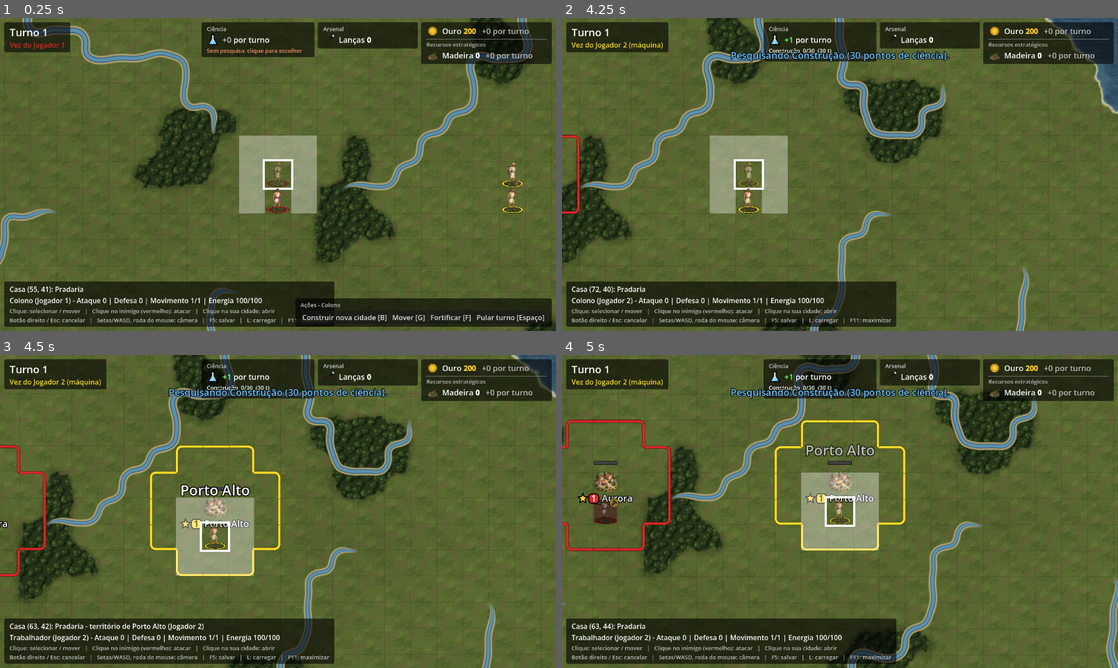
Above: before the commit, frames 1-4 (two rows, left to right).
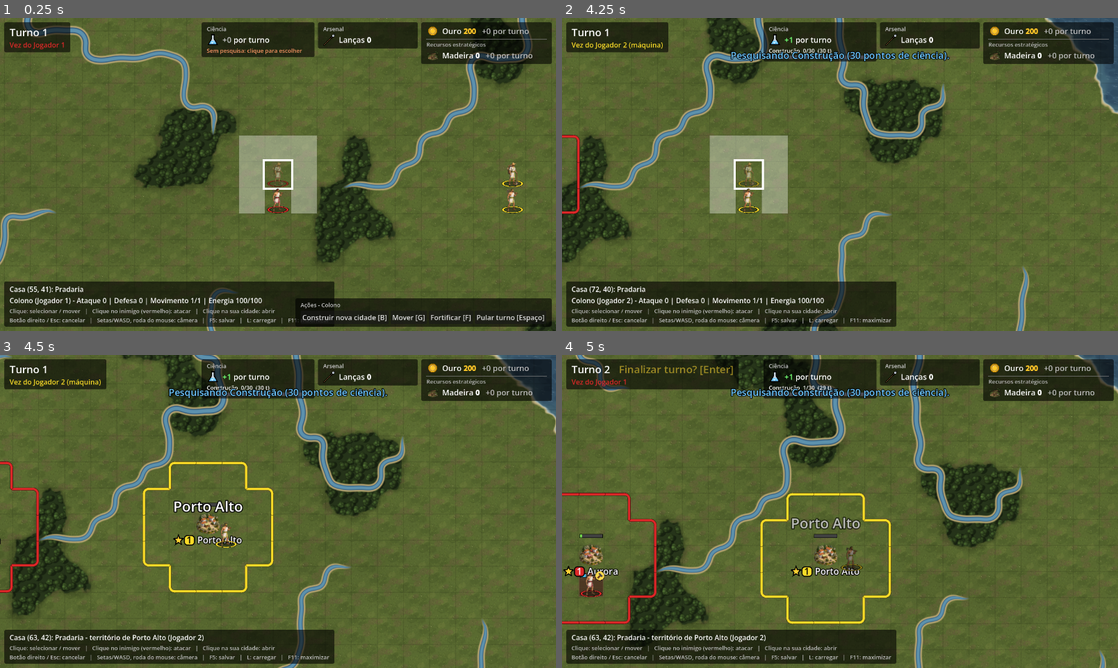
Above: after the commit, the same moments.

Repository: tscpereira/Geopolitik
Game: Godot game, scene res://scenes/main.tscn
Same seed, same stepped clock (60 frames per second), same inputs: the game is played once before the commit and once after it.
Inputs (mouse positions are in pixels of both pictures, inside the frame that each line leads up to):
- Up to frame 1 (0.25 s): no input
- Up to frame 2 (4.25 s): click "Construir nova cidade [B]" at 0.5 s; click "Fundar cidade [Enter]" at 1.25 s; click "Fechar [Esc]" at 2 s; click "Construir fazenda [C]" at 2.75 s; tap Enter at 3.5, 3.6 s; move the mouse to (962, 158) at 3.52 s; hold Right (ui_right) from 3.53 s (still down); click (962, 158) at 3.67 s; tap Space at 3.77 s
- Up to frame 3 (4.5 s): release Right (ui_right) at 4.25 s; drag from (166, 527) to (250, 574) at 4.27 s
- Up to frame 4 (5 s): no input

Frames 1-2 are identical in both runs. In frame 3, 20% of the frame differs, in the area x 0-100%, y 0-100%; in frame 4, 30%.

Commit message:
IA: reserva cidadãos para as obras, madeira antes das fazendas quando falta, estoque de madeira conta; corrige Trabalhador que ia e voltava sem construir a madeireira
Co-Authored-By: Claude Opus 5.5 <noreply@anthropic.com>

Diff:
--- a/scripts/ai/ai_economy.gd
+++ b/scripts/ai/ai_economy.gd
@@ -22,18 +22,25 @@
 ##                 cidades grandes), guardando a madeira para eles;
 ##        armas    Lanças até spears_per_city por cidade;
 ##        exército Guerreiros até army_to_attack fora das cidades;
-##   3. cidadãos, do zero: fazendas e depois casas sem melhoria até o
-##      alimento bastar (no máximo 2/3 da cidade no campo), festividades até
-##      sair da desordem civil, os
-##      impostos reservados (tax_workers), 1 em
-##      cada madeireira (se falta madeira), as obras em ordem de prioridade
-##      (_job_priority: comida > defesa > madeira > expansão > prédios > armas
-##      > exército; todos na mais importante, o resto na seguinte),
-##      madeireiras cheias, a Marcenaria parada (impostos) e, por fim, as
-##      fazendas e casas sem melhoria que sobrarem.
+##   3. cidadãos, do zero (_distribute_workers): fazendas e casas sem
+##      melhoria até a cidade não passar fome, festividades até sair da
+##      desordem civil, 1 em cada madeireira (se falta madeira), a RESERVA das
+##      obras (1/4 da cidade, pelo menos 1), mais comida até food_surplus (no
+##      máximo 2/3 da cidade no campo), os impostos reservados (tax_workers),
+##      o resto das obras em ordem de prioridade (_job_priority: comida >
+##      defesa > madeira > expansão > prédios > armas > exército; todos na
+##      mais importante, o resto na seguinte), madeireiras cheias, a
+##      Marcenaria parada (impostos) e as fazendas e casas que sobrarem.
 ## Os Trabalhadores (move_civilians) andam até a tarefa e a fazem: fazenda ou
 ## madeireira da cidade no território (Game.build_improvement), madeireira
-## remota fora dele, reconstrução e migração para a cidade vazia.
+## remota fora dele, reconstrução e migração para a cidade vazia. Se falta
+## madeira (_wood_short: pouca entrando E estoque abaixo de WOOD_RESERVE) e há
+## menos madeireiras que cidades, a madeireira vem antes das fazendas.
+
+## Com pelo menos isto de madeira guardada, a madeira não falta (mesmo com pouca
+## entrando por turno): a máquina não faz mais Trabalhadores e madeireiras só por
+## ela (cada Trabalhador custa 1 de população).
+const WOOD_RESERVE := 40
 
 var _game: Game
 var _player: Player
@@ -114,42 +121,15 @@
 		city.order_build(build)
 
 
-## Redistribui todos os cidadãos (ver o topo do arquivo).
+## Redistribui todos os cidadãos (ver o topo do arquivo). A cidade primeiro
+## não passa fome, sai da desordem e põe gente na madeira (se falta); depois
+## reserva 1/4 dos cidadãos para as obras ANTES de buscar mais comida (sem essa
+## reserva, a cidade inteira ia para as fazendas e as obras ficavam paradas).
 func _distribute_workers(city: City) -> void:
 	city.clear_workers()
-	# Fazendas: as que rendem mais primeiro, até o alimento bastar. Cada
-	# fazendeiro come quase tudo o que planta, então, sem fome, no máximo 2/3
-	# da cidade vai para o campo (o resto produz)
 	var farm_cells: Array = city.farms.keys()
 	farm_cells.sort_custom(func(a: Vector2i, b: Vector2i) -> bool: return city.farm_food(a) > city.farm_food(b))
-	for farm_cell: Vector2i in farm_cells:
-		var fed := city.food_per_turn() >= _p.food_surplus
-		var enough_farmers := city.food_per_turn() > 0 and city.farm_workers() * 3 >= city.population * 2
-		if city.free_citizens() <= 0 or fed or enough_farmers:
-			break
-		city.set_farm_worked(farm_cell, true)
-	# Casas sem melhoria (+1 de alimento) se ainda falta comida, até 2/3 da cidade no campo
-	for tile_cell: Vector2i in _workable_tiles(city):
-		if city.free_citizens() <= 0 or city.food_per_turn() >= _p.food_surplus \
-				or (city.farm_workers() + city.worked_tiles.size()) * 3 >= city.population * 2:
-			break
-		city.set_tile_worked(tile_cell, true)
-	# Bem-estar: festividades até sair da desordem civil (senão nada avança)
-	while city.is_in_disorder() and city.free_citizens() > 0:
-		city.set_festival_workers(city.festival_workers + 1)
-	# Impostos: a personalidade pode reservar cidadãos na Marcenaria parada (só
-	# em cidade de 4+; numa cidade pequena eles fariam falta para crescer)
-	if _p.tax_workers > 0 and city.population >= 4 and city.has_building(City.Build.CARPENTRY) \
-			and city.active_unit(City.Build.CARPENTRY) == null:
-		city.set_building_workers(City.Build.CARPENTRY, mini(_p.tax_workers, city.free_citizens()))
-	# Madeireiras: 1 em cada, se falta madeira
-	var wood_short := _player.wood_per_turn() < _p.wood_per_turn_goal
-	if wood_short:
-		for mill_cell: Vector2i in city.lumber_mills:
-			city.set_mill_workers(mill_cell, 1)
-	# Obras e prédios com fila: foco na mais importante (todos nela, sem passar
-	# do que falta), o resto vai para a seguinte; com poucos cidadãos,
-	# espalhar deixaria tudo parado
+	# Obras e prédios com fila, a mais importante primeiro
 	var jobs: Array[City.Construction] = []
 	for construction in city.constructions:
 		var is_front := not construction.is_produced() or city.active_unit(construction.producer()) == construction
@@ -157,11 +137,27 @@
 			jobs.append(construction)
 	jobs.sort_custom(func(a: City.Construction, b: City.Construction) -> bool:
 		return _job_priority(city, a) < _job_priority(city, b))
-	for job in jobs:
-		if city.free_citizens() <= 0:
-			break
-		var needed := job.cost() - job.progress
-		city.set_construction_workers(job, city.workers_on(job) + mini(needed, city.free_citizens()))
+	# 1. Comida mínima: a cidade não passa fome
+	_feed(city, farm_cells, 0, false)
+	# 2. Bem-estar: festividades até sair da desordem civil (senão nada avança)
+	while city.is_in_disorder() and city.free_citizens() > 0:
+		city.set_festival_workers(city.festival_workers + 1)
+	# 3. Madeira: 1 em cada madeireira, se falta
+	if _wood_short():
+		for mill_cell: Vector2i in city.lumber_mills:
+			city.set_mill_workers(mill_cell, 1)
+	# 4. Reserva para as obras: 1/4 da cidade (pelo menos 1)
+	if not jobs.is_empty():
+		_staff_jobs(city, jobs, maxi(1, city.population / 4))
+	# 5. Comida até a meta da personalidade, com no máximo 2/3 da cidade no campo
+	_feed(city, farm_cells, _p.food_surplus, true)
+	# 6. Impostos: a personalidade pode reservar cidadãos na Marcenaria parada (só
+	# em cidade de 4+; numa cidade pequena eles fariam falta para crescer)
+	if _p.tax_workers > 0 and city.population >= 4 and city.has_building(City.Build.CARPENTRY) \
+			and city.active_unit(City.Build.CARPENTRY) == null:
+		city.set_building_workers(City.Build.CARPENTRY, mini(_p.tax_workers, city.free_citizens()))
+	# 7. O resto das obras
+	_staff_jobs(city, jobs, city.free_citizens())
 	# O que sobrar: madeireiras cheias, depois a Marcenaria parada (impostos)
 	for mill_cell: Vector2i in city.lumber_mills:
 		city.set_mill_workers(mill_cell, LumberMill.MAX_WORKERS)
@@ -179,6 +175,43 @@
 		city.set_tile_worked(tile_cell, true)
 
 
+## Põe cidadãos livres nas fazendas (as que rendem mais primeiro) e depois nas
+## casas sem melhoria até o saldo de alimento chegar a [param target]. Com
+## [param capped], para quando 2/3 da cidade já está no campo (se não há fome).
+func _feed(city: City, farm_cells: Array, target: int, capped: bool) -> void:
+	var tiles := _workable_tiles(city)
+	while city.free_citizens() > 0 and city.food_per_turn() < target:
+		if capped and city.food_per_turn() >= 0 \
+				and (city.farm_workers() + city.worked_tiles.size()) * 3 >= city.population * 2:
+			return
+		var farm_cell: Vector2i = Unit.NO_TARGET
+		for candidate: Vector2i in farm_cells:
+			if city.farms[candidate] == 0:
+				farm_cell = candidate
+				break
+		if farm_cell != Unit.NO_TARGET:
+			city.set_farm_worked(farm_cell, true)
+		elif not tiles.is_empty():
+			city.set_tile_worked(tiles.pop_front(), true)
+		else:
+			return
+
+
+## Até [param count] cidadãos livres nas obras, em ordem de prioridade: todos na
+## mais importante (sem passar do que falta), o resto na seguinte; com poucos
+## cidadãos, espalhar deixaria tudo parado.
+func _staff_jobs(city: City, jobs: Array[City.Construction], count: int) -> void:
+	for job in jobs:
+		var free := mini(count, city.free_citizens())
+		if free <= 0:
+			return
+		var needed := job.cost() - job.progress - city.workers_on(job)
+		var added := mini(maxi(needed, 0), free)
+		if added > 0:
+			city.set_construction_workers(job, city.workers_on(job) + added)
+			count -= added
+
+
 ## Casas do território que um cidadão pode trabalhar sem melhoria (sem a
 ## madeireira remota de alguém).
 func _workable_tiles(city: City) -> Array[Vector2i]:
@@ -195,7 +228,7 @@
 ## exército.
 func _job_priority(city: City, job: City.Construction) -> int:
 	var defense_short := _garrison_needed(city) + _queued_in(city, City.Build.WARRIOR) > 0
-	var wood_short := _player.wood_per_turn() < _p.wood_per_turn_goal
+	var wood_short := _wood_short()
 	match job.build:
 		City.Build.FARM:
 			return 0 if city.food_per_turn() < _p.food_surplus else 5
@@ -311,11 +344,26 @@
 	if rebuild != Unit.NO_TARGET:
 		return {"cell": rebuild, "build": -1}
 	var taken := _taken_cells(worker)
+	# Sem madeira e com menos madeireiras que cidades, a madeira vem antes das
+	# fazendas (sem ela não há prédios: Marcenaria, Quartel, Templo)
+	var wood_short := _wood_short()
+	var mills := _player.lumber_mills.size()
+	for city in _player.cities:
+		mills += city.lumber_mills.size() + city.sites.values().filter(func(site: Dictionary) -> bool:
+				return site["build"] == City.Build.LUMBER_MILL).size()
+	if wood_short and mills < _player.cities.size():
+		var first_forest := _forest_job(worker, taken)
+		if not first_forest.is_empty():
+			return first_forest
 	var farm := _nearest(worker.cell, _farm_cells().filter(func(c: Vector2i) -> bool: return not taken.has(c)))
 	if farm != Unit.NO_TARGET:
 		return {"cell": farm, "build": City.Build.FARM}
-	if _player.wood_per_turn() >= _p.wood_per_turn_goal:
-		return {}
+	return _forest_job(worker, taken) if wood_short else {}
+
+
+## Madeireira para o Trabalhador: numa floresta do território (da cidade) ou,
+## sem nenhuma, na floresta livre mais próxima (remota). {} se não houver.
+func _forest_job(worker: Unit, taken: Dictionary) -> Dictionary:
 	var forest := _nearest(worker.cell, _city_forest_cells().filter(func(c: Vector2i) -> bool: return not taken.has(c)))
 	if forest == Unit.NO_TARGET:
 		forest = _best_forest(worker)
@@ -345,13 +393,13 @@
 	return best
 
 
-## Se a cidade precisa de mais uma fazenda: uma por habitante (o cidadão na
-## fazenda sobra 1; numa casa sem melhoria, só se paga), sem outra fazenda já
-## em obra nela.
+## Se a cidade precisa de mais uma fazenda: até 2/3 da população + 1 (o campo
+## fica com no máximo 2/3 da cidade; ver _distribute_workers), sem outra
+## fazenda já em obra nela.
 func _needs_farm(city: City) -> bool:
 	if city.population <= 0 or city.sites.values().any(func(site: Dictionary) -> bool: return site["build"] == City.Build.FARM):
 		return false
-	return city.farms.size() < city.population
+	return city.farms.size() < (city.population * 2 + 2) / 3 + 1
 
 
 ## Casas onde falta uma fazenda: as obras de fazenda paradas (sem ninguém) e,
@@ -397,7 +445,13 @@
 ## Tarefas para Trabalhadores: reconstruir/repovoar, fazendas que faltam e uma
 ## madeireira se falta madeira.
 func _worker_jobs() -> int:
-	return _rebuild_jobs() + _farm_jobs() + (1 if _player.wood_per_turn() < _p.wood_per_turn_goal else 0)
+	return _rebuild_jobs() + _farm_jobs() + (1 if _wood_short() else 0)
+
+
+## Falta madeira: entra menos que a meta da personalidade por turno E o estoque
+## está abaixo de WOOD_RESERVE.
+func _wood_short() -> bool:
+	return _player.wood_per_turn() < _p.wood_per_turn_goal and _player.wood < WOOD_RESERVE
 
 
 ## Casa mais perto (em linha reta) aonde o Trabalhador deve ir para reconstruir
@@ -494,6 +548,7 @@
 func _best_forest(worker: Unit) -> Vector2i:
 	var map := _game.game_map
 	var occupants := _game.occupants()
+	occupants.erase(worker.cell) # a casa em que ele está serve (senão ele vai e volta sem construir)
 	var reachable := Movement.find_reachable(map, worker, occupants, 30)
 	var best := Unit.NO_TARGET
 	var best_distance := INF
Not shown, changed: documentação.txt
